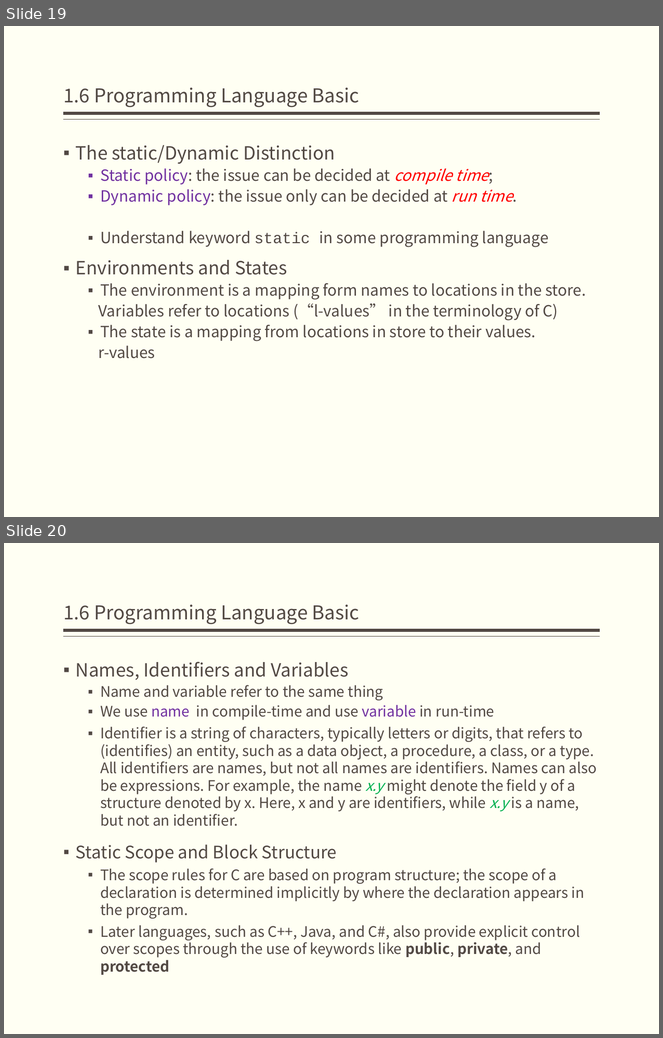
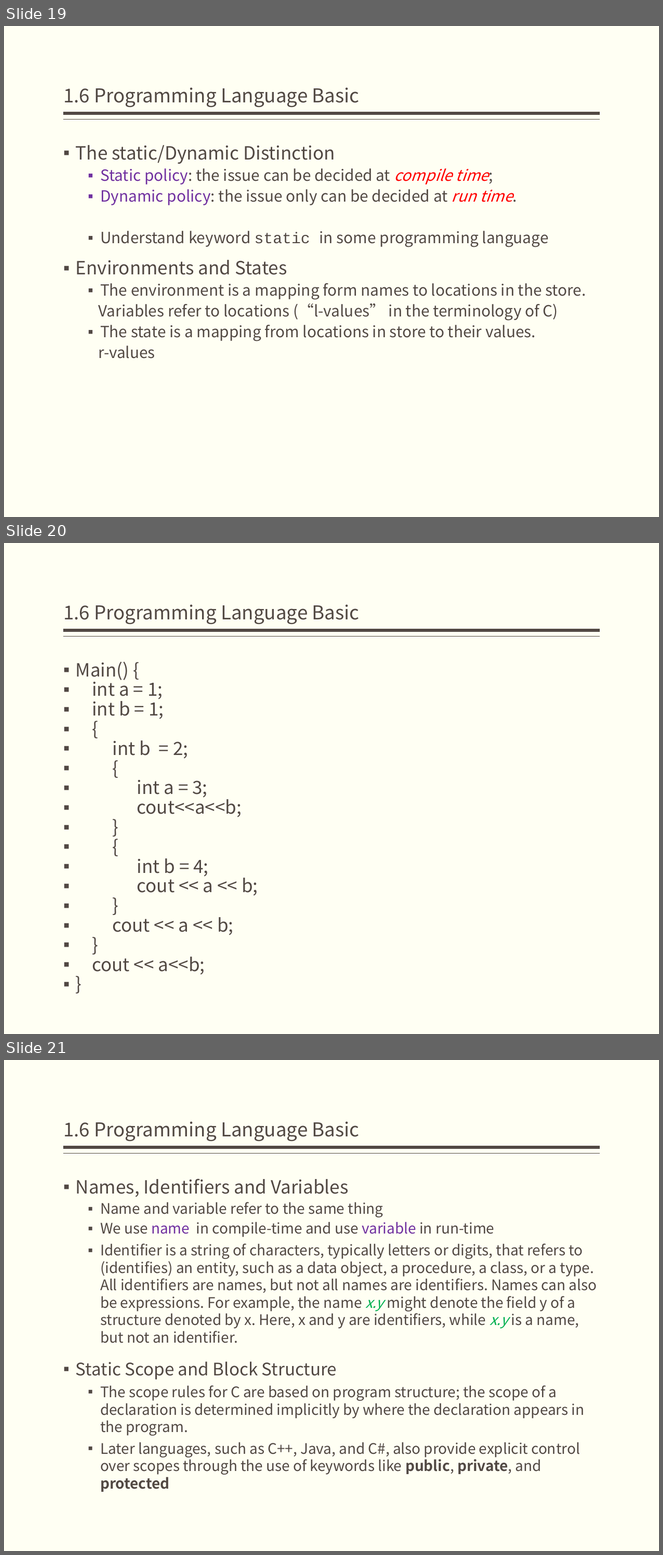
Before and after one commit to bonkboykz/jz81.github.io, a slide deck: course/compiler/LectureNotes/(Spring2017)Lecture1.pptx. Shown one above the other, each under a label of ours: slides 19 and 20 before the commit, slides 19, 20 and 21 after it. The pictures are 663x1038 and 663x1555 pixels, drawn with LibreOffice and Linux fonts; fonts in the diff are those of the drawing. Boxes give left, top, right and bottom in pixels: in the first picture for what was removed or moved away, otherwise in the second. Text is boxed around its words. In the diff, an @@ line names an element or a change of style, - is before the commit and + after.

```diff
--- a/course/compiler/LectureNotes/(Spring2017)Lecture1.pptx
+++ b/course/compiler/LectureNotes/(Spring2017)Lecture1.pptx
@@ slide 20 added at box(4, 543, 659, 1034), background #FFFFF3; not listed: 2 template elements that a slide beside it also shows @@
@@ title added at box(63, 604, 360, 624), 21 pt, text #514843 @@
+1.6 Programming Language Basic
@@ text added at box(76, 662, 258, 975), 20 pt, text #514843 @@
+▪ Main() {
+▪ int a = 1;
+▪ int b = 1;
+▪ {
+▪ int b = 2;
+▪ {
+▪ int a = 3;
+▪ cout<<a<<b;
+▪ }
+▪ {
+▪ int b = 4;
+▪ cout << a << b;
+▪ }
+▪ cout << a << b;
+▪ }
+▪ cout << a<<b;
+▪ }
@@ what was slide 20 is now slide 21 @@
```
Also in this commit, not shown: 1 slide changed, 1 other slide added.
